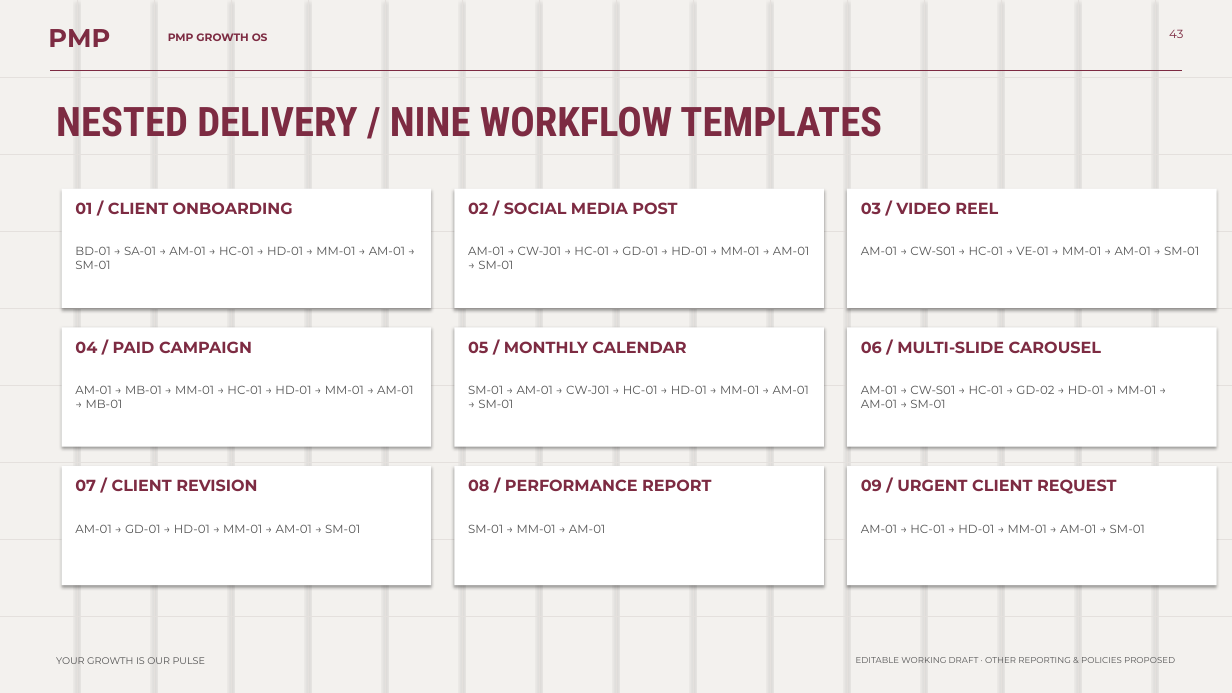
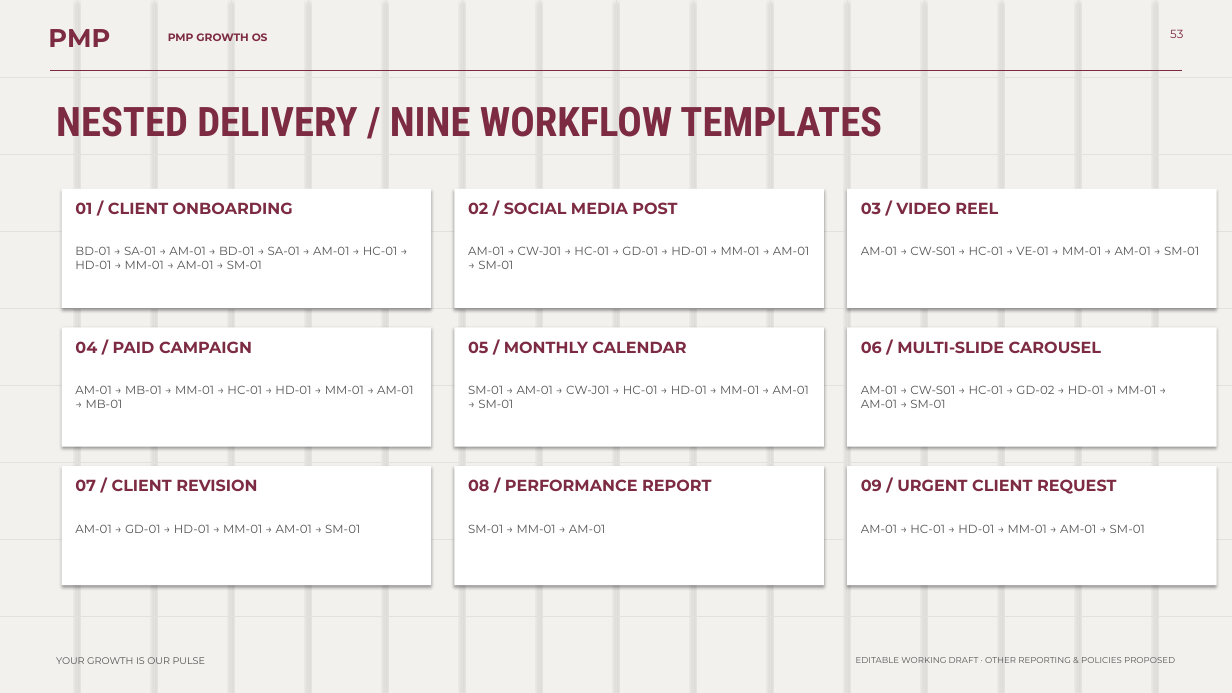
Before and after one commit to bassmasherif888-maker/PMP-Growth-Agency-, a slide deck: slide 53 of presentations/PMP-Growth-OS-Confirmed-Workflow-Editable.pptx (slide 43 before the commit). Drawn at 1232x693 pixels with LibreOffice and Linux fonts; fonts in the diff are those of the drawing. Boxes give left, top, right and bottom in pixels: in the first picture for what was removed or moved away, otherwise in the second. Text is boxed around its words. In the diff, an @@ line names an element or a change of style, - is before the commit and + after.

```diff
--- a/presentations/PMP-Growth-OS-Confirmed-Workflow-Editable.pptx
+++ b/presentations/PMP-Growth-OS-Confirmed-Workflow-Editable.pptx
@@ text at box(1170, 29, 1183, 38): text changed @@
-43
+53
@@ text at box(75, 246, 398, 269): text changed @@
-BD-01 → SA-01 → AM-01 → HC-01 → HD-01 → MM-01 → AM-01 → SM-01
+BD-01 → SA-01 → AM-01 → BD-01 → SA-01 → AM-01 → HC-01 → HD-01 → MM-01 → AM-01 → SM-01
```
Also in this commit, not shown: 46 other slides changed, 10 slides added, 14 other files.
